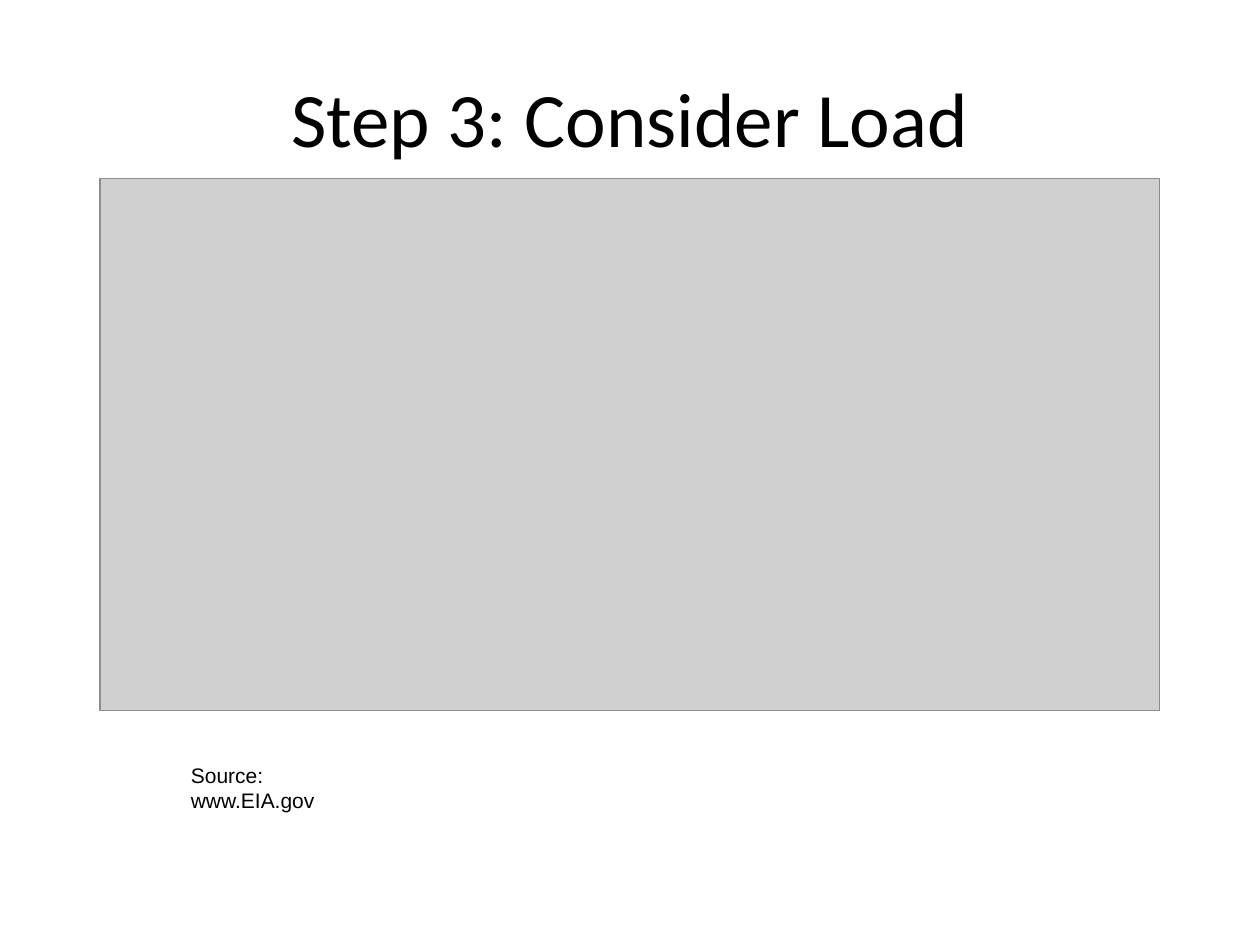
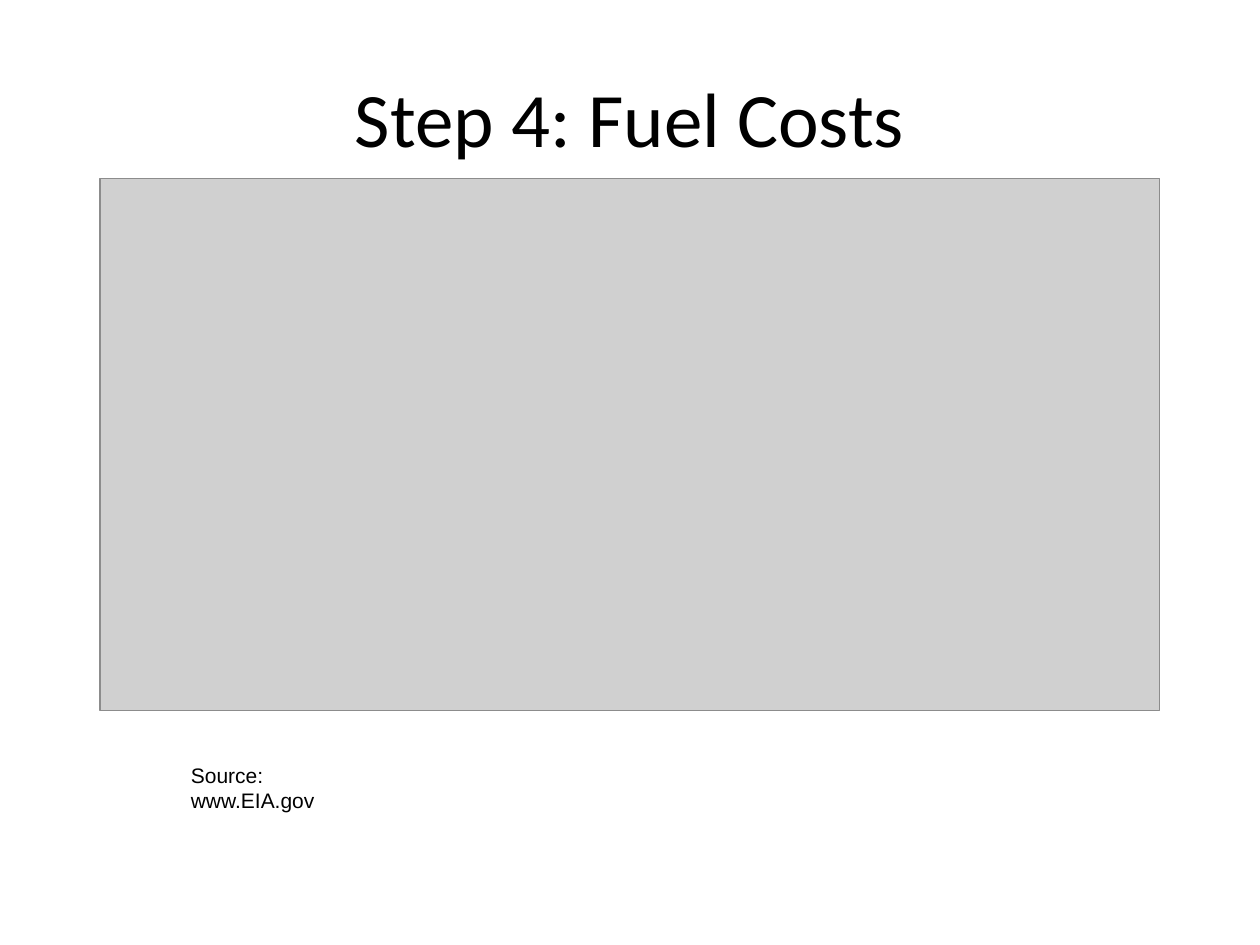
Before and after one commit to akantamn/EE5230-Project, a slide deck: slide 24 of Presentation/EE-Project-Presentation.pptx (slide 16 before the commit). Drawn at 1260x945 pixels with LibreOffice and Linux fonts; fonts in the diff are those of the drawing; grey boxes stand for pictures; background and template pictures are left out. Boxes give left, top, right and bottom in pixels: in the first picture for what was removed or moved away, otherwise in the second. Text is boxed around its words. In the diff, an @@ line names an element or a change of style, - is before the commit and + after.

```diff
--- a/Presentation/EE-Project-Presentation.pptx
+++ b/Presentation/EE-Project-Presentation.pptx
@@ title at <box>355,93,904,160</box>: text changed @@
-Step 3: Consider Load
+Step 4: Fuel Costs
```
Also in this commit, not shown: 6 other slides changed, 2 slides added, 2 slides removed.
